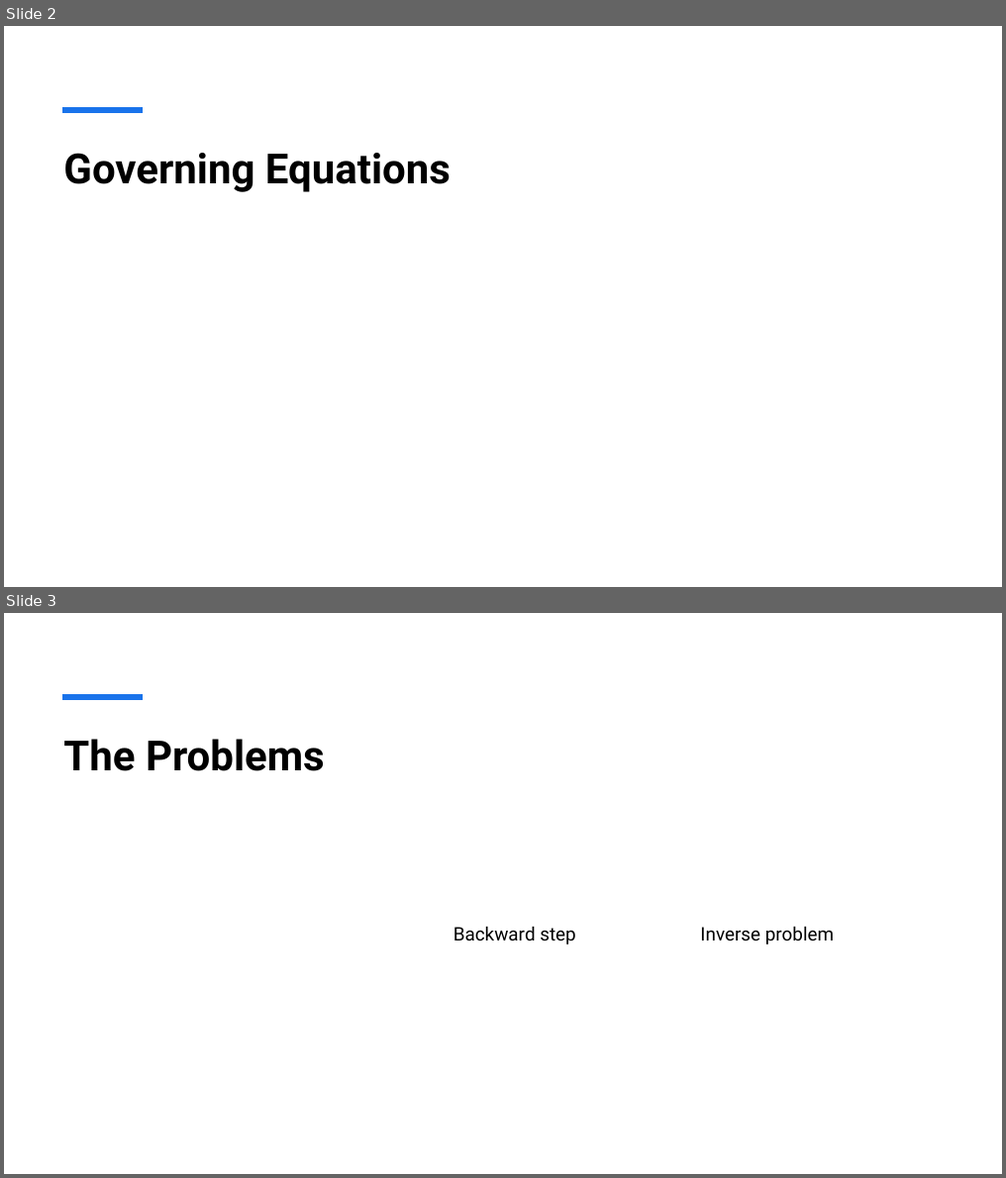
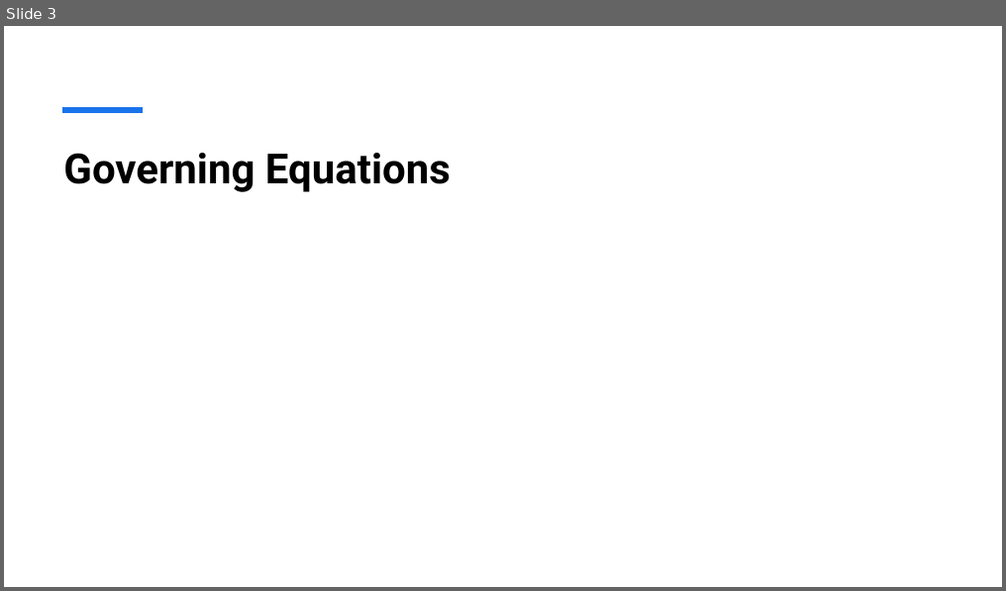
Before and after one commit to henrikhaug1/MEK4470, a slide deck: Presentation1.pptx. Shown one above the other, each under a label of ours: slides 2 and 3 before the commit, slide 3 after it. The pictures are 1006x1178 and 1006x591 pixels, drawn with LibreOffice and Linux fonts; fonts in the diff are those of the drawing; grey boxes stand for pictures. Boxes give left, top, right and bottom in pixels: in the first picture for what was removed or moved away, otherwise in the second. Text is boxed around its words. In the diff, an @@ line names an element or a change of style, - is before the commit and + after.

```diff
--- a/Presentation1.pptx
+++ b/Presentation1.pptx
@@ slide 3 removed at box(4, 613, 1002, 1174), background #FFFFFF; not listed: 1 template element that a slide beside it also shows @@
@@ title removed at box(63, 739, 325, 771) @@
-The Problems
@@ text removed at box(453, 926, 576, 945) @@
-Backward step
@@ text removed at box(700, 926, 834, 945) @@
-Inverse problem
@@ what was slide 2 is now slide 3 @@
```
Also in this commit, not shown: 7 slides changed, 7 slides added, 4 other slides removed, 18 other files.
